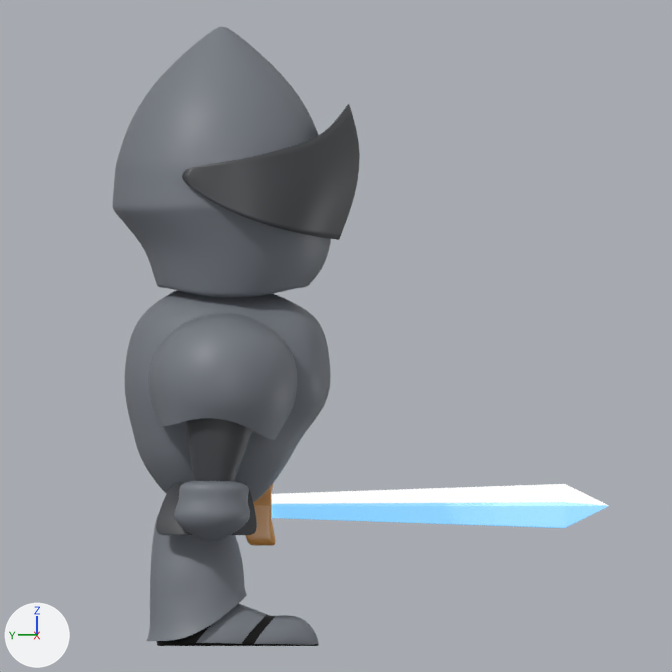
The Blender file Assets/blender/caballero/caballero4.blend: old version first, new version second.
The view is the same before and after, from the file's camera 'Camera'. The axes (+X, +Y, +Z) are drawn at lower left. The lights are the same throughout.

The scene before the commit, as lines of its bpy script (objects in view):
```python
ob_arms = bpy.data.objects.new('arms', me_cylinder_003)
ob_arms.location = (0.0, 0.0, 0.0)
ob_body = bpy.data.objects.new('body', me_cylinder)
ob_body.location = (0.0, 0.0, 0.0)
ob_casco = bpy.data.objects.new('casco', me_cylinder_006)
ob_casco.location = (0.0, 0.0, 0.0)
ob_espada = bpy.data.objects.new('espada', me_cube_002)
ob_espada.location = (0.0, 0.0, 0.0)
ob_hand = bpy.data.objects.new('hand', me_cylinder_004)
ob_hand.location = (0.0, 0.0, 0.0)
ob_pie1 = bpy.data.objects.new('pie1', me_cylinder_005)
ob_pie1.location = (0.008, 0.071, 0.0)
ob_pierna = bpy.data.objects.new('pierna', me_cylinder_001)
ob_pierna.location = (0.008, -0.03, 0.0)
ob_tapabarro = bpy.data.objects.new('tapabarro', me_cylinder_002)
ob_tapabarro.location = (0.0, 0.0, 0.0)
ob_visera = bpy.data.objects.new('visera', me_cylinder_007)
ob_visera.location = (0.0, 0.043, 1.104)
ob_visera.rotation_euler = (0.168, 0.0, 0.0)  # degrees (9.6, 0, 0)
```
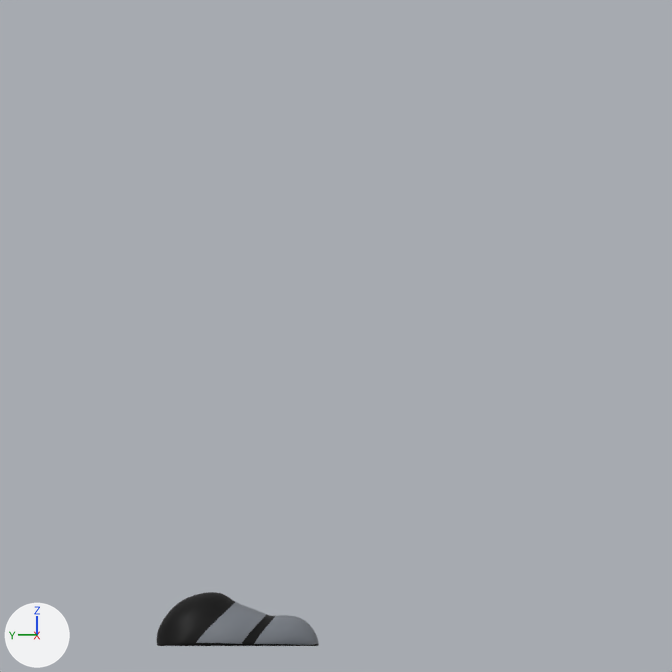
Pixel boxes (x1, y1, x2, y2) of what changed, in the pictures (672 x 672 px):
'casco', hidden
    before: (112, 27, 331, 297)
'arms', hidden
    before: (149, 313, 297, 481)
'body', hidden
    before: (125, 290, 331, 502)
'visera', hidden
    before: (182, 104, 360, 240)
'espada', hidden
    before: (246, 484, 609, 546)
'pierna', hidden
    before: (147, 511, 247, 641)
'hand', hidden
    before: (174, 481, 250, 541)
'tapabarro', hidden
    before: (156, 482, 257, 535)

The change, as a list of edits to the scene's bpy script:
```text
Change ob_body:
    add ob_body.hide_set(True)
Change ob_pierna:
    add ob_pierna.hide_set(True)
Change ob_tapabarro:
    add ob_tapabarro.hide_set(True)
Change ob_arms:
    add ob_arms.hide_set(True)
Change ob_hand:
    add ob_hand.hide_set(True)
Change ob_espada:
    add ob_espada.hide_set(True)
Change ob_casco:
    add ob_casco.hide_set(True)
Change ob_visera:
    add ob_visera.hide_set(True)
```
